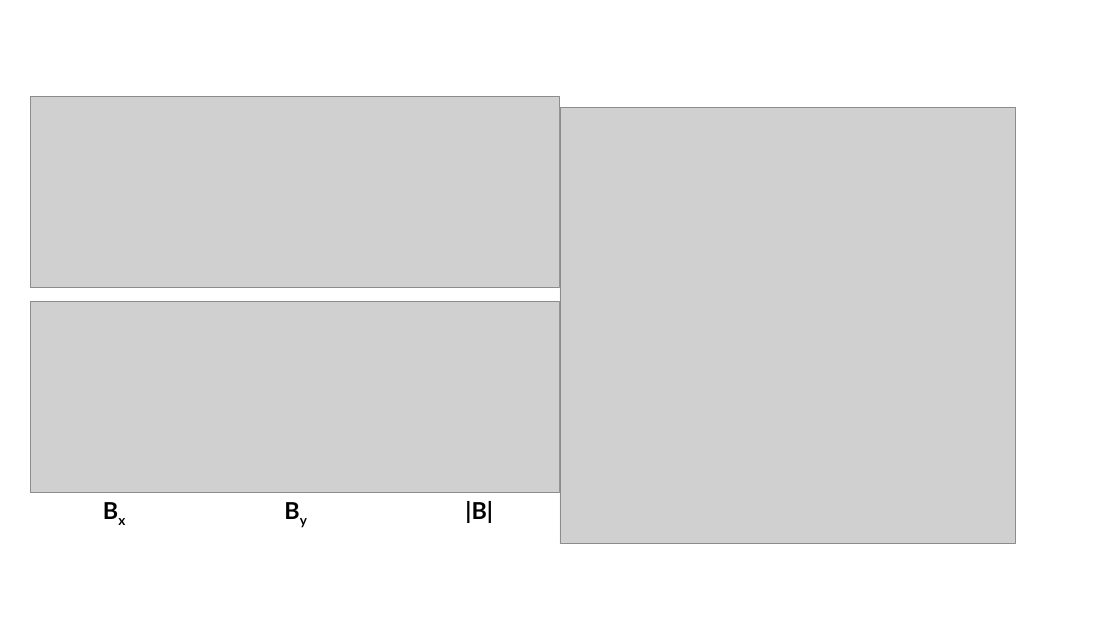
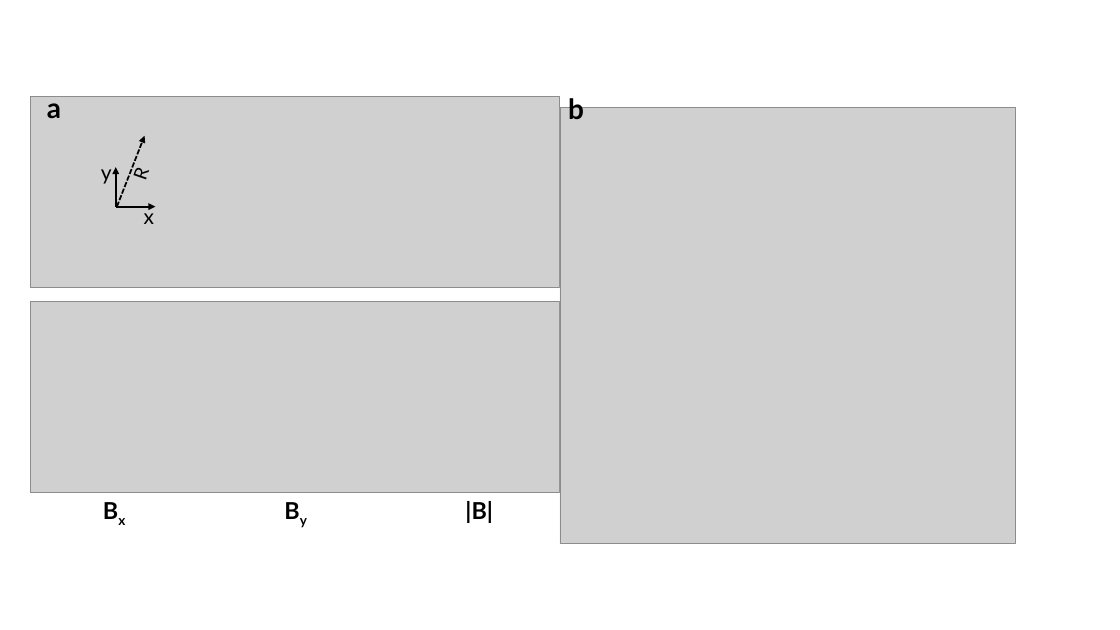
Before and after one commit to UTA-NURES/MECBPaperPlots, a slide deck: slide 3 of MECBFigs.pptx. Drawn at 1120x630 pixels with LibreOffice and Linux fonts; fonts in the diff are those of the drawing; grey boxes stand for pictures. Boxes give left, top, right and bottom in pixels: in the first picture for what was removed or moved away, otherwise in the second. Text is boxed around its words. In the diff, an @@ line names an element or a change of style, - is before the commit and + after.

```diff
--- a/MECBFigs.pptx
+++ b/MECBFigs.pptx
@@ text added at (x1=47, y1=94, x2=61, y2=118), 24 pt, text #000000, bold @@
+a
@@ text added at (x1=568, y1=95, x2=584, y2=119), 24 pt, text #000000, bold @@
+b
@@ arrow added from (117, 207) to (145, 136), #000000 1.5 pt dashed @@
@@ text added at (x1=101, y1=169, x2=112, y2=184), 18 pt, text #000000 @@
+y
@@ arrow added from (116, 207) to (116, 167), #000000 1.5 pt @@
@@ text added at (x1=127, y1=172, x2=149, y2=181), 16 pt, text #000000 @@
+R
@@ arrow added from (116, 207) to (155, 207), #000000 1.5 pt @@
@@ text added at (x1=144, y1=206, x2=154, y2=224), 18 pt, text #000000 @@
+x
```
Also in this commit, not shown: 3 other slides changed, 3 slides added, 1 slide removed, 1 other file.
